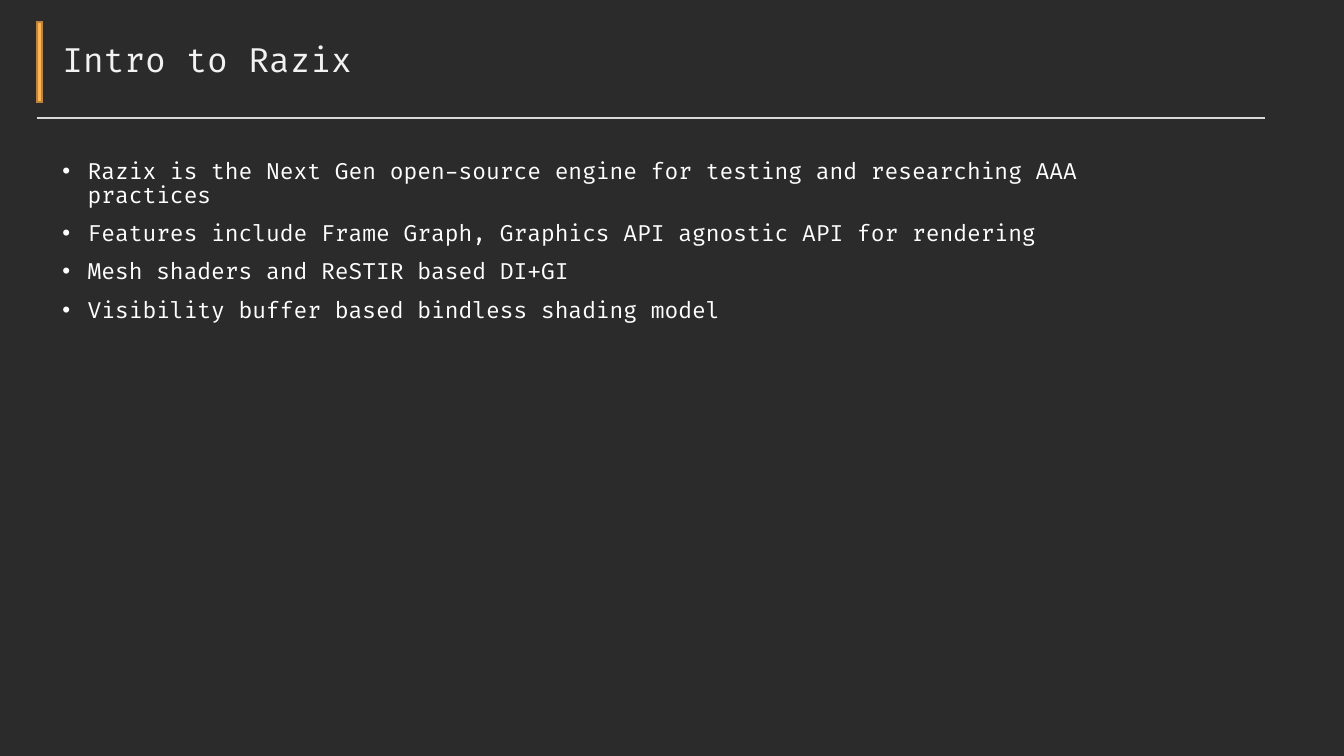
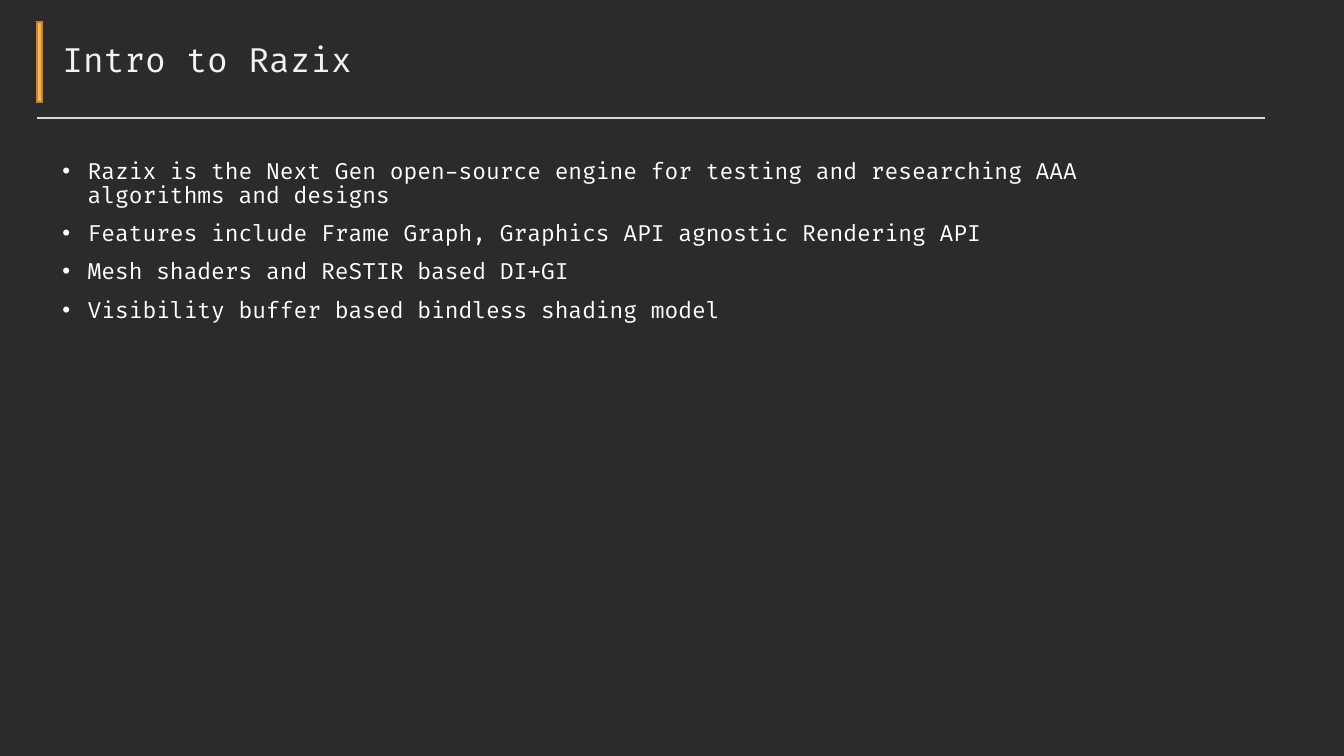
Before and after one commit to Pikachuxxxx/Razix, a slide deck: slide 2 of Docs/Features overview.pptx. Drawn at 1344x756 pixels with LibreOffice and Linux fonts; fonts in the diff are those of the drawing; background and template pictures are left out; a plain dark background stands for a picture behind light text. Boxes give left, top, right and bottom in pixels: in the first picture for what was removed or moved away, otherwise in the second. Text is boxed around its words. In the diff, an @@ line names an element or a change of style, - is before the commit and + after.

```diff
--- a/Docs/Features overview.pptx
+++ b/Docs/Features overview.pptx
@@ text at [88, 161, 1077, 246]: text changed @@
-• Razix is the Next Gen open-source engine for testing and researching AAA practices
-• Features include Frame Graph, Graphics API agnostic API for rendering
+• Razix is the Next Gen open-source engine for testing and researching AAA algorithms and designs
+• Features include Frame Graph, Graphics API agnostic Rendering API
```
Also in this commit, not shown: 2 other slides changed, 1 slide added, 38 other files.
